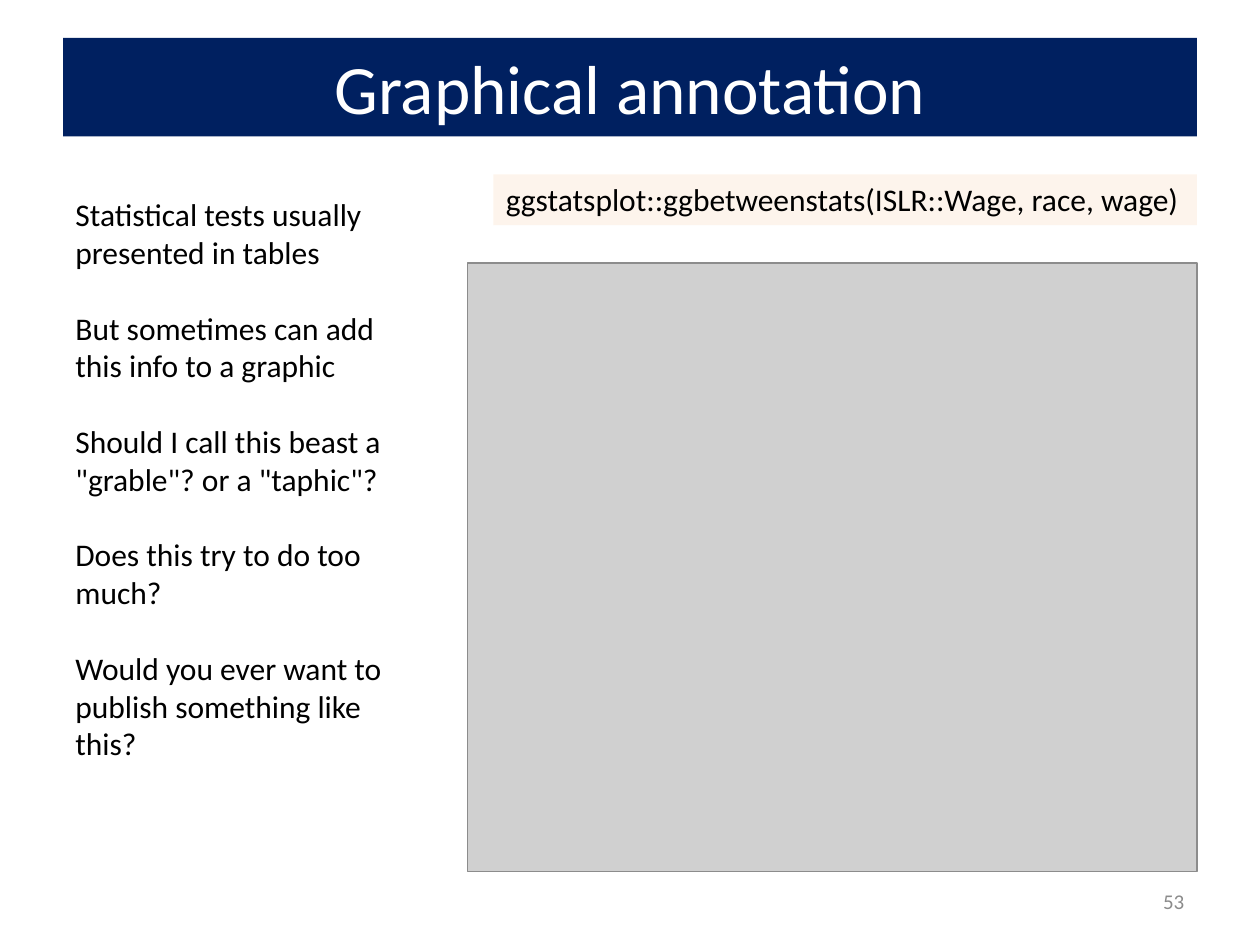
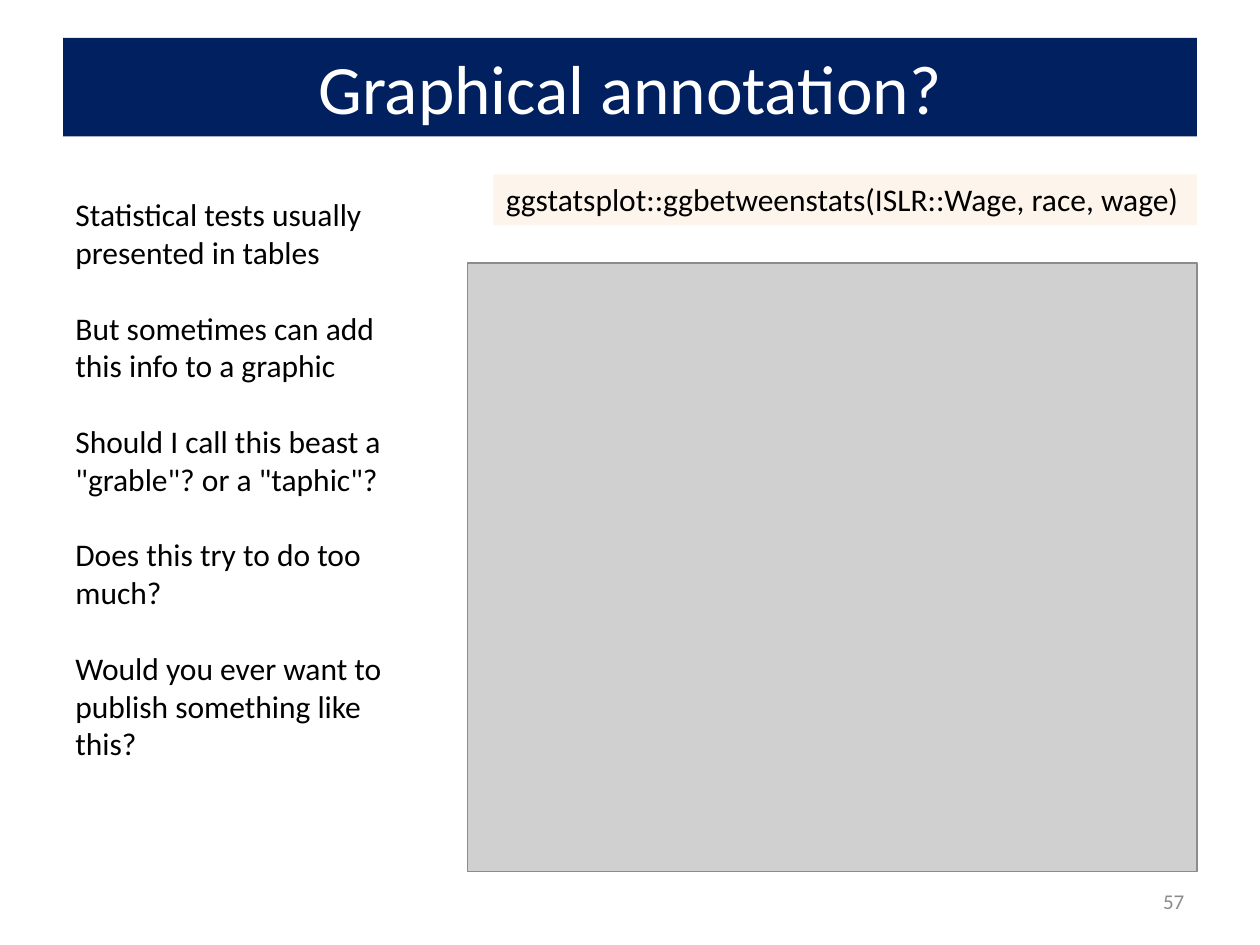
Before and after one commit to friendly/psy6136, a slide deck: slide 57 of docs/lectures/01-Overview.pptx (slide 53 before the commit). Drawn at 1260x945 pixels with LibreOffice and Linux fonts; fonts in the diff are those of the drawing; grey boxes stand for pictures. Boxes give left, top, right and bottom in pixels: in the first picture for what was removed or moved away, otherwise in the second. Text is boxed around its words. In the diff, an @@ line names an element or a change of style, - is before the commit and + after.

```diff
--- a/docs/lectures/01-Overview.pptx
+++ b/docs/lectures/01-Overview.pptx
@@ title at (318,66,941,126): text changed @@
-Graphical annotation
+Graphical annotation?
@@ page number at (1163,895,1184,909): text changed @@
-53
+57
```
Also in this commit, not shown: 22 other slides changed, 2 slides added, 16 other files.
